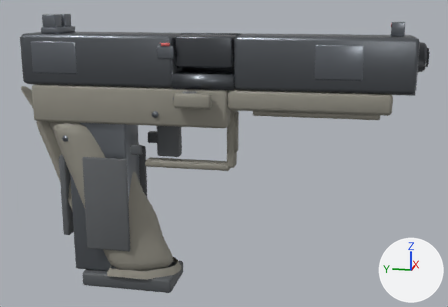
An edit to the glTF model aivilo/assets/guns/pistol.glb, drawn before and after from the same camera.
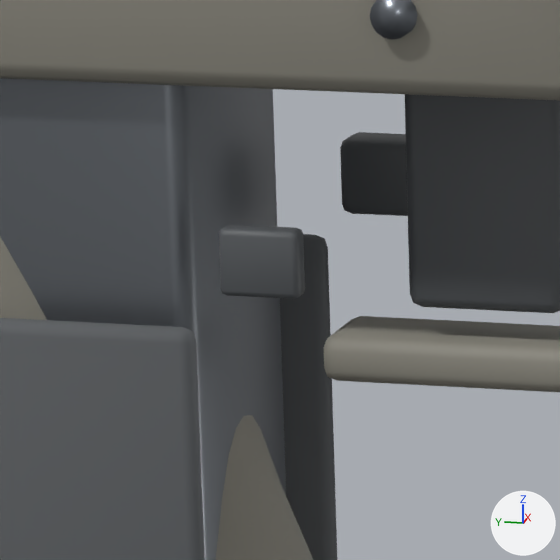
Old and new are each drawn whole from a camera (50 mm lens) standing at (-0.3034, -0.1246, 0.0924) and looking at (0.0027, -0.0634, 0.0158) and again close up on the part from 22% to 40% of the width and 37% to 63% of the height. The lights are fixed; the arrows at lower right show +X, +Y and +Z. The last two pictures show the newer version. Vertices at exactly the same position are counted once.

In view in the first close-up: 'body', 'mag'.
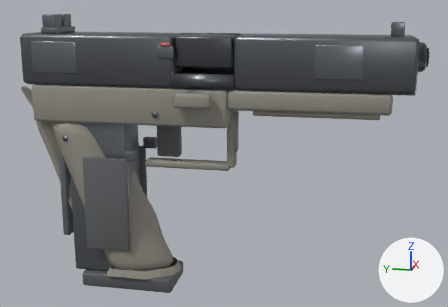
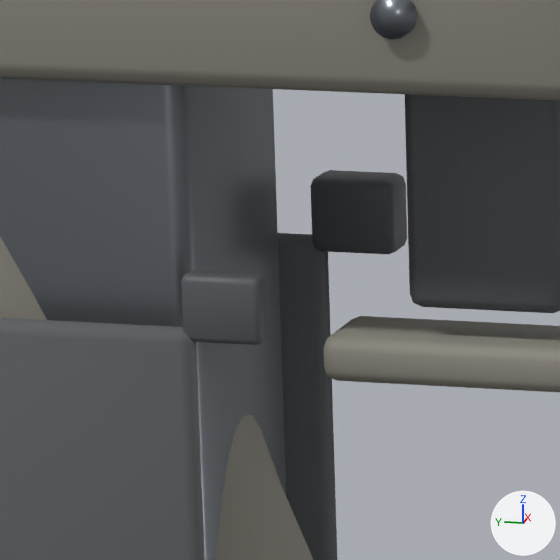
The edits, one by one:
me_grip_core has 2738 vertices, 5246 faces and spans x -0.02..0.022, y -0.16..0.046, z -0.05..0.086.
me_grip_core is used by ob_body; location (0.0, 0.0, 0.0).
me_grip_core part 1: the loose piece of 56 vertices spanning x 0.014..0.018, y -0.025..-0.019, z 0.017..0.023 is moved by (0.0, 0.003, -0.003).
me_grip_core part 2: the loose piece of 56 vertices spanning x -0.015..-0.014, y -0.025..-0.019, z 0.018..0.023 is moved by (0.0, 0.003, -0.004).

Pixel boxes [x1, y1, x2, y2] of what changed, in the close-ups (560 x 560 px; the box of a moved part takes in the faces that stretch with it):
part 1 of me_grip_core, moved or reshaped: before [340, 132, 408, 216]; after [310, 170, 407, 254]
part 2 of me_grip_core, moved or reshaped: before [219, 225, 305, 299]; after [181, 271, 267, 345]
